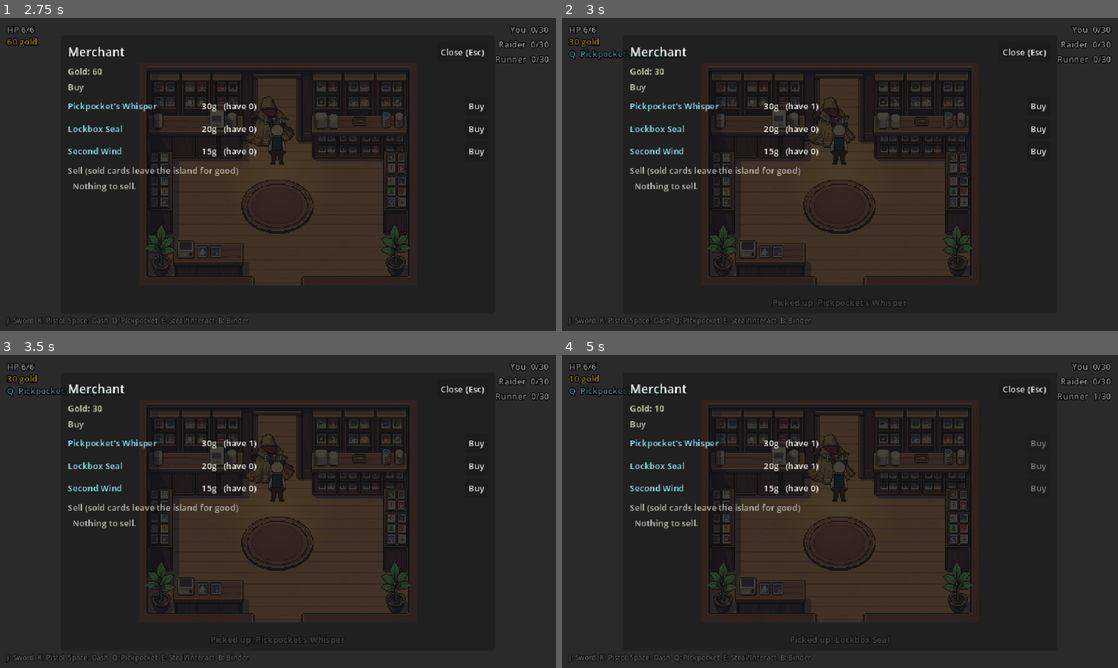
Above: before the commit, frames 1-4 (two rows, left to right).
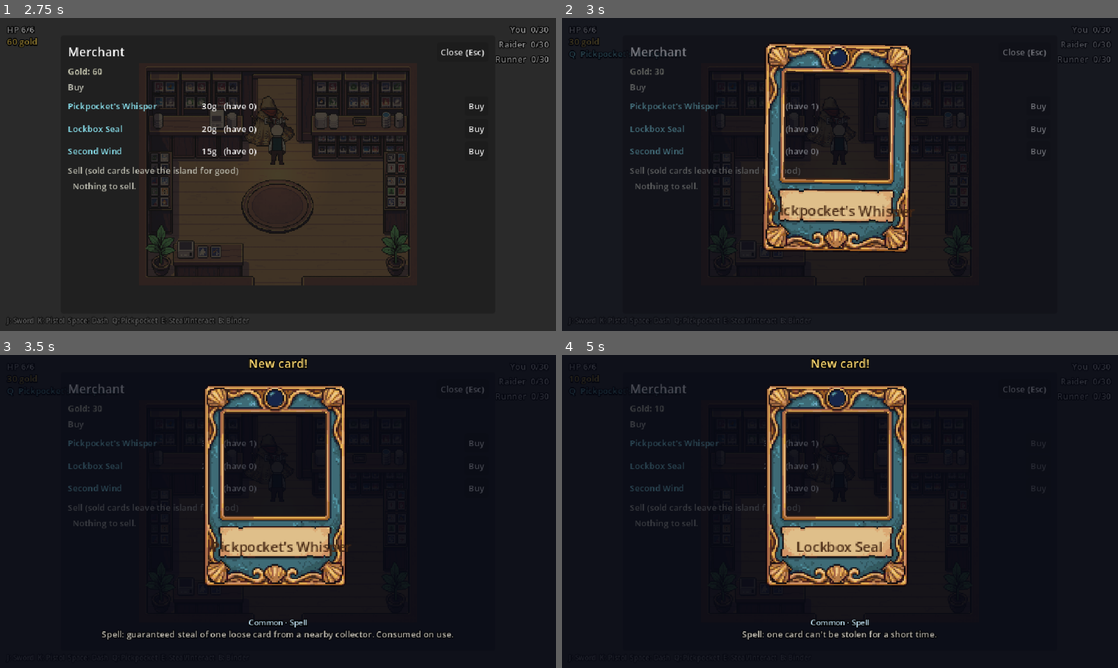
Above: after the commit, the same moments.

Repository: jnron5/greed-island
Game: Godot game, scene res://scenes/world/interiors/kalmora_card_shop.tscn
The game is run twice, just before and just after one commit, with the same random seed, the same clock (stepped at 60 frames per second) and the same inputs. This scene is started directly instead of the project's main scene.
Inputs (mouse positions are in pixels of both pictures, inside the frame that each line leads up to):
- Up to frame 1 (2.75 s): tap Enter (ui_accept) at 0.5, 0.77, 1.07, 1.52, 1.82 s; move the mouse to (250, 237) at 0.52 s; hold E (interact) 0.53-1.28 s; hold W (move_up) 0.53-2.03 s; tap Space (dash) at 0.6 s; click (250, 237) at 0.67 s; move the mouse to (444, 221) at 1.27 s; tap E (interact) at 1.35 s; click (444, 221) at 1.42 s; tap J (sword) at 1.55, 2.1 s; move the mouse to (111, 127) at 2.02 s; hold A (move_left) from 2.03 s (still down); hold Enter (ui_accept) from 2.03 s (still down); click (111, 127) at 2.17 s
- Up to frame 2 (3 s): release A (move_left) at 2.75 s; release Enter (ui_accept) at 2.75 s; click "Buy" at 2.75 s
- Up to frame 3 (3.5 s): no input
- Up to frame 4 (5 s): move the mouse to (867, 511) at 3.52 s; hold A (move_left) 3.53-4.25 s; tap Enter (ui_accept) at 3.6, 3.77, 4.07 s; click (867, 511) at 3.67 s; tap Space (dash) at 3.8 s; click "Buy" at 4.25 s

Frame 1 is identical in both runs. In frame 2, 23% of the frame differs, in the area x 1-99%, y 2-99%; in frame 3, 57%, in the area x 0-100%, y 0-100%; in frame 4, 57%.

Commit message:
Card art: first-card reveal pop-up and the Tide Bell card
- The first time the player gets a card of a kind, the game pauses and the
  card pops up with its name, rarity and flavour text (CardReveal
  autoload). Several new cards at once queue up.
- CardView draws a card from a shared frame, the card's illustration
  (CardData.icon) and its name.
- Four frame and four Tide Bell picture options are in assets/cards/; the
  final pick is still Jordan's.
- New test: tests/test_card_reveal.

Co-Authored-By: Claude Opus 5.5 <noreply@anthropic.com>

Diff:
--- a/data/cards/set_06_tide_bell.tres
+++ b/data/cards/set_06_tide_bell.tres
@@ -1,6 +1,7 @@
 [gd_resource type="Resource" script_class="CardData" format=3]
 
 [ext_resource type="Script" path="res://scripts/data/card_data.gd" id="1_card"]
+[ext_resource type="Texture2D" path="res://assets/cards/art/tide_bell.png" id="2_art"]
 
 [resource]
 script = ExtResource("1_card")
@@ -11,5 +12,6 @@
 source = 0
 is_final_set_member = true
 sell_value = 10
+icon = ExtResource("2_art")
 copies_in_world = 6
 sale_allowance = 1
--- a/project.godot
+++ b/project.godot
@@ -23,6 +23,7 @@
 RivalDirector="*res://scripts/autoload/rival_director.gd"
 Quests="*res://scripts/autoload/quests.gd"
 TimeOfDay="*res://scripts/autoload/time_of_day.gd"
+CardReveal="*res://scripts/ui/card_reveal.gd"
 
 [display]
 
--- a/scripts/autoload/game_state.gd
+++ b/scripts/autoload/game_state.gd
@@ -50,6 +50,8 @@
 ## Cards dropped on the ground (e.g. when fainting), per zone scene path:
 ## Array of { "card_id": StringName, "position": Vector2 }.
 var zone_drops: Dictionary[String, Array] = {}
+## Card ids the player has held at least once (the first of each kind is revealed).
+var seen_cards: Dictionary[StringName, bool] = {}
 
 
 func _ready() -> void:
@@ -73,6 +75,7 @@
 	_robbed_at.clear()
 	collected_pickups.clear()
 	zone_drops.clear()
+	seen_cards.clear()
 	pending_spawn = &""
 	rival_locations.clear()
 	bosses.clear()
@@ -335,6 +338,14 @@
 			return
 
 
+## Records that the player has now held `card_id`; true the first time only.
+func mark_card_seen(card_id: StringName) -> bool:
+	if seen_cards.has(card_id):
+		return false
+	seen_cards[card_id] = true
+	return true
+
+
 func push_menu() -> void:
 	menus_open += 1
 	EventBus.menus_changed.emit(menus_open)
--- /dev/null
+++ b/scripts/ui/card_reveal.gd
@@ -0,0 +1,173 @@
+extends CanvasLayer
+## Autoload "CardReveal": the first time the player gets a card of a kind, the game
+## pauses and the card pops up in the middle of the screen with its name, rarity and
+## flavour text. Any action (or a click) puts it away. Several new cards at once
+## queue up. Off in headless runs (tests) unless `force` is set.
+
+const SCALE := 1.75
+const MIN_SHOW := 0.5           # seconds before it can be dismissed
+const RARITY_NAMES := { CardData.Rarity.COMMON: "Common", CardData.Rarity.RARE: "Rare", CardData.Rarity.BOSS: "Boss" }
+const CATEGORY_NAMES := { CardData.Category.SET: "Set card", CardData.Category.BUFF_TEMP: "Buff",
+		CardData.Category.BUFF_PASSIVE: "Passive buff", CardData.Category.SPELL: "Spell" }
+
+## Show reveals even when running headless (for tests).
+var force := false
+var showing := false
+
+
+## True while `card_id` is on screen or waiting to be (the HUD skips its toast then).
+func revealing(card_id: StringName) -> bool:
+	return _queue.has(card_id) or (showing and _view.card != null and _view.card.id == card_id)
+
+var _queue: Array[StringName] = []
+var _root: Control
+var _shown_for := 0.0
+var _dim: ColorRect
+var _pivot: Control
+var _view: CardView
+var _shine: ColorRect
+var _title: Label
+var _kind: Label
+var _text: Label
+var _hint: Label
+
+
+func _ready() -> void:
+	layer = 20
+	process_mode = Node.PROCESS_MODE_ALWAYS
+	_build()
+	visible = false
+	EventBus.card_added.connect(_on_card_added)
+
+
+func _on_card_added(collector: StringName, card_id: StringName) -> void:
+	if collector != GameState.PLAYER or not GameState.mark_card_seen(card_id):
+		return
+	if DisplayServer.get_name() == "headless" and not force:
+		return
+	_queue.append(card_id)
+	if not showing:
+		_show_next.call_deferred()
+
+
+func _show_next() -> void:
+	if showing or _queue.is_empty():
+		return
+	var card := CardDatabase.get_card(_queue.pop_front())
+	if card == null:
+		_show_next()
+		return
+	showing = true
+	_shown_for = 0.0
+	_view.card = card
+	_kind.text = "%s · %s" % [RARITY_NAMES.get(card.rarity, ""), CATEGORY_NAMES.get(card.category, "")]
+	_text.text = card.description
+	visible = true
+	GameState.push_menu()
+	get_tree().paused = true
+	# Pop in: from small and tilted to full size with a little overshoot, then a shine.
+	_place(0.0)
+	_dim.modulate.a = 0.0
+	for label in [_title, _kind, _text, _hint]:
+		label.modulate.a = 0.0
+	_pivot.scale = Vector2.ONE * 0.2
+	_pivot.rotation = -0.35
+	_shine.position.x = -60
+	var tw := create_tween().set_parallel()
+	tw.tween_property(_dim, "modulate:a", 1.0, 0.25)
+	tw.tween_property(_pivot, "scale", Vector2.ONE * SCALE, 0.45).set_trans(Tween.TRANS_BACK).set_ease(Tween.EASE_OUT)
+	tw.tween_property(_pivot, "rotation", 0.0, 0.45).set_trans(Tween.TRANS_BACK).set_ease(Tween.EASE_OUT)
+	tw.tween_property(_title, "modulate:a", 1.0, 0.3).set_delay(0.2)
+	tw.tween_property(_kind, "modulate:a", 1.0, 0.3).set_delay(0.35)
+	tw.tween_property(_text, "modulate:a", 1.0, 0.3).set_delay(0.45)
+	tw.tween_property(_hint, "modulate:a", 0.8, 0.3).set_delay(0.8)
+	tw.tween_property(_shine, "position:x", CardView.SIZE.x + 110, 0.8).set_delay(0.5).set_trans(Tween.TRANS_SINE)
+
+
+func dismiss() -> void:
+	if not showing:
+		return
+	showing = false
+	var tw := create_tween().set_parallel()
+	tw.tween_property(_dim, "modulate:a", 0.0, 0.2)
+	tw.tween_property(_pivot, "scale", Vector2.ONE * 0.1, 0.2).set_trans(Tween.TRANS_BACK).set_ease(Tween.EASE_IN)
+	for label in [_title, _kind, _text, _hint]:
+		tw.tween_property(label, "modulate:a", 0.0, 0.15)
+	await tw.finished
+	visible = false
+	get_tree().paused = false
+	GameState.pop_menu()
+	if not _queue.is_empty():
+		_show_next()
+
+
+func _process(delta: float) -> void:
+	if showing:
+		_shown_for += delta
+		_place(sin(_shown_for * 2.2) * 2.0)   # a gentle float
+
+
+func _input(event: InputEvent) -> void:
+	if not showing or _shown_for < MIN_SHOW:
+		return
+	var pressed := event.is_pressed() and not event.is_echo()
+	if pressed and (event is InputEventMouseButton or event.is_action(&"interact") or event.is_action(&"sword")
+			or event.is_action(&"ui_accept") or event.is_action(&"pause") or event.is_action(&"dash")):
+		get_viewport().set_input_as_handled()
+		dismiss()
+
+
+## Centres the card on screen (whatever the window's width), `bob` px lower.
+func _place(bob: float) -> void:
+	_pivot.position = Vector2(_root.size.x / 2.0, 160.0 + bob)
+
+
+func _build() -> void:
+	var root := Control.new()
+	root.set_anchors_preset(Control.PRESET_FULL_RECT)
+	root.mouse_filter = Control.MOUSE_FILTER_IGNORE
+	add_child(root)
+	_root = root
+	_dim = ColorRect.new()
+	_dim.color = Color(0.02, 0.03, 0.08, 0.72)
+	_dim.set_anchors_preset(Control.PRESET_FULL_RECT)
+	root.add_child(_dim)
+	# The card turns and scales about its centre.
+	_pivot = Control.new()
+	root.add_child(_pivot)
+	var holder := Control.new()
+	holder.position = -CardView.SIZE / 2.0
+	holder.size = CardView.SIZE
+	_pivot.add_child(holder)
+	_view = CardView.new()
+	holder.add_child(_view)
+	# The shine is clipped to the card's shape.
+	var mask := TextureRect.new()
+	mask.texture = CardView.silhouette()
+	mask.clip_children = CanvasItem.CLIP_CHILDREN_ONLY
+	holder.add_child(mask)
+	_shine = ColorRect.new()
+	_shine.color = Color(1, 1, 0.9, 0.35)
+	_shine.size = Vector2(10, 260)
+	_shine.position = Vector2(-60, -50)
+	_shine.rotation = 0.35
+	mask.add_child(_shine)
+	_title = _label(root, "New card!", 14, Color(1.0, 0.86, 0.45), 0)
+	_kind = _label(root, "", 9, Color(0.75, 0.88, 0.95), 301)
+	_text = _label(root, "", 10, Color(0.95, 0.93, 0.88), 314)
+	_hint = _label(root, "Press E to continue", 8, Color(0.8, 0.8, 0.8), 340)
+
+
+func _label(parent: Control, text: String, size: int, color: Color, y: float) -> Label:
+	var label := Label.new()
+	label.text = text
+	label.horizontal_alignment = HORIZONTAL_ALIGNMENT_CENTER
+	label.set_anchors_preset(Control.PRESET_TOP_WIDE)
+	label.offset_top = y
+	label.offset_bottom = y + size + 6
+	label.add_theme_font_size_override(&"font_size", size)
+	label.add_theme_color_override(&"font_color", color)
+	label.add_theme_color_override(&"font_outline_color", Color.BLACK)
+	label.add_theme_constant_override(&"outline_size", 4)
+	parent.add_child(label)
+	return label
--- /dev/null
+++ b/scripts/ui/card_view.gd
@@ -0,0 +1,73 @@
+class_name CardView
+extends Control
+## One card drawn at its native pixel size (112x160): the shared frame, the card's
+## illustration (CardData.icon) cropped to the frame's window, and its name in the
+## banner. Scale the control to show it bigger; it stays pixel-crisp.
+
+const SIZE := Vector2(112, 160)
+## Frame art and where its picture window and name banner sit (frame pixels).
+const FRAMES := {
+	&"a": { "texture": "res://assets/cards/frames/frame_a.png", "window": Rect2i(21, 26, 66, 67), "name_y": 110 },
+	&"b": { "texture": "res://assets/cards/frames/frame_b.png", "window": Rect2i(25, 26, 66, 67), "name_y": 112 },
+	&"c": { "texture": "res://assets/cards/frames/frame_c.png", "window": Rect2i(20, 29, 68, 66), "name_y": 117 },
+	&"d": { "texture": "res://assets/cards/frames/frame_d.png", "window": Rect2i(25, 31, 66, 63), "name_y": 117 },
+}
+## The frame every card uses (the design Jordan picks).
+const FRAME := &"a"
+const NAME_COLOR := Color(0.28, 0.16, 0.08)
+
+var card: CardData:
+	set(value):
+		card = value
+		if is_node_ready():
+			_refresh()
+
+var _art: TextureRect
+var _frame: TextureRect
+var _name: Label
+
+
+func _ready() -> void:
+	custom_minimum_size = SIZE
+	size = SIZE
+	texture_filter = CanvasItem.TEXTURE_FILTER_NEAREST
+	var spec: Dictionary = FRAMES[FRAME]
+	var window: Rect2i = spec.window
+	var clip := Control.new()
+	clip.clip_contents = true
+	clip.position = window.position
+	clip.size = window.size
+	add_child(clip)
+	_art = TextureRect.new()
+	_art.stretch_mode = TextureRect.STRETCH_KEEP_CENTERED
+	_art.size = window.size
+	clip.add_child(_art)
+	_frame = TextureRect.new()
+	_frame.texture = load(spec.texture)
+	add_child(_frame)
+	_name = Label.new()
+	_name.horizontal_alignment = HORIZONTAL_ALIGNMENT_CENTER
+	_name.vertical_alignment = VERTICAL_ALIGNMENT_CENTER
+	_name.add_theme_color_override(&"font_color", NAME_COLOR)
+	_name.add_theme_font_size_override(&"font_size", 9)
+	_name.position = Vector2(12, spec.name_y - 8)
+	_name.size = Vector2(SIZE.x - 24, 16)
+	add_child(_name)
+	_refresh()
+
+
+## The card's outline as a solid shape (the frame with its window filled in), for
+## effects that should stay on the card, like the reveal's shine.
+static func silhouette() -> Texture2D:
+	var spec: Dictionary = FRAMES[FRAME]
+	var image: Image = (load(spec.texture) as Texture2D).get_image()
+	image.convert(Image.FORMAT_RGBA8)
+	image.fill_rect(spec.window, Color.WHITE)
+	return ImageTexture.create_from_image(image)
+
+
+func _refresh() -> void:
+	if card == null:
+		return
+	_art.texture = card.icon
+	_name.text = card.display_name
--- a/scripts/ui/hud.gd
+++ b/scripts/ui/hud.gd
@@ -63,7 +63,8 @@
 
 
 func _on_card_added(collector: StringName, card_id: StringName) -> void:
-	if collector == GameState.PLAYER:
+	# A card's first copy gets the full-screen reveal instead of a toast.
+	if collector == GameState.PLAYER and not CardReveal.revealing(card_id):
 		_toast("Picked up: %s" % _card_name(card_id))
 
 
--- /dev/null
+++ b/tests/test_card_reveal.gd
@@ -0,0 +1,60 @@
+extends Node
+## Headless test of the first-card reveal: the player's first copy of a card pops it
+## up and pauses the game; dismissing resumes; later copies and rivals' cards don't.
+## Run: godot --headless --path . res://tests/test_card_reveal.tscn
+
+const P := &"player"
+
+var _failures := 0
+
+
+func _ready() -> void:
+	_run.call_deferred()
+
+
+func _run() -> void:
+	RivalDirector.enabled = false
+	GameState.new_game(GameState.DEFAULT_RIVALS)
+	CardReveal.force = true
+	var tide_bell := CardDatabase.get_card(&"tide_bell")
+	_check("tide bell has art", tide_bell != null and tide_bell.icon != null)
+
+	GameState.add_loose_card(&"runner", &"tide_bell")
+	await get_tree().process_frame
+	_check("a rival's card doesn't pop up", not CardReveal.showing)
+
+	GameState.add_loose_card(P, &"tide_bell")
+	await get_tree().process_frame
+	_check("first tide bell pops up", CardReveal.showing and CardReveal.visible)
+	_check("game paused while shown", get_tree().paused)
+	_check("player input frozen", GameState.menus_open == 1)
+
+	await CardReveal.dismiss()
+	_check("dismissed", not CardReveal.showing and not CardReveal.visible)
+	_check("game resumed", not get_tree().paused and GameState.menus_open == 0)
+
+	GameState.add_loose_card(P, &"tide_bell")
+	await get_tree().process_frame
+	_check("second tide bell doesn't pop up", not CardReveal.showing)
+
+	GameState.add_loose_card(P, &"sea_glass")
+	GameState.add_loose_card(P, &"coral_coin")
+	await get_tree().process_frame
+	_check("two new cards: first shown", CardReveal.showing)
+	await CardReveal.dismiss()
+	await get_tree().process_frame
+	_check("two new cards: second queued", CardReveal.showing)
+	await CardReveal.dismiss()
+	_check("queue empty, game resumed", not CardReveal.showing and not get_tree().paused)
+
+	GameState.new_game(GameState.DEFAULT_RIVALS)
+	_check("new game forgets seen cards", GameState.seen_cards.is_empty())
+	CardReveal.force = false
+	print("PASS" if _failures == 0 else "FAILED: %d check(s)" % _failures)
+	get_tree().quit(1 if _failures else 0)
+
+
+func _check(label: String, ok: bool) -> void:
+	if not ok:
+		_failures += 1
+		print("  FAIL: ", label)
--- /dev/null
+++ b/tests/test_card_reveal.tscn
@@ -0,0 +1,7 @@
+[gd_scene load_steps=2 format=3]
+
+[ext_resource type="Script" path="res://tests/test_card_reveal.gd" id="1_test"]
+
+[node name="TestCardReveal" type="Node"]
+process_mode = 3
+script = ExtResource("1_test")
Binary file added: assets/cards/art/tide_bell.png
Not shown, added: assets/cards/art/tide_bell.png.import
Binary file added: assets/cards/frames/frame_a.png
Not shown, added: assets/cards/frames/frame_a.png.import
Binary file added: assets/cards/frames/frame_b.png
Not shown, added: assets/cards/frames/frame_b.png.import
Binary file added: assets/cards/frames/frame_c.png
Not shown, added: assets/cards/frames/frame_c.png.import
Binary file added: assets/cards/frames/frame_d.png
Not shown, added: assets/cards/frames/frame_d.png.import
Binary file added: assets/cards/options/tide_bell_a.png
Not shown, added: assets/cards/options/tide_bell_a.png.import
(and 9 more such lines)
